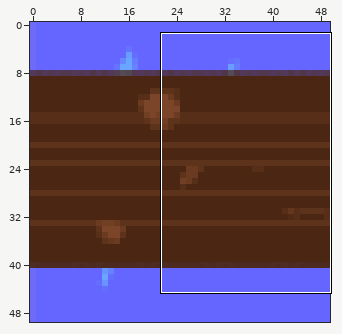
Edited in one commit: pixel-art sprite (data/levels/desert/logEnd.png). Above: a wide view before the commit, with the close-up outlined.
Close-up. Old version:
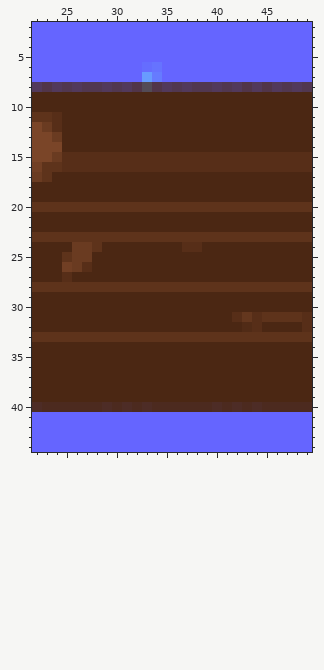
The file is 50x50 pixels. Colours within 5 levels of each other are drawn and written as one. Shown: x 22..49, y 2..44.
After the commit:
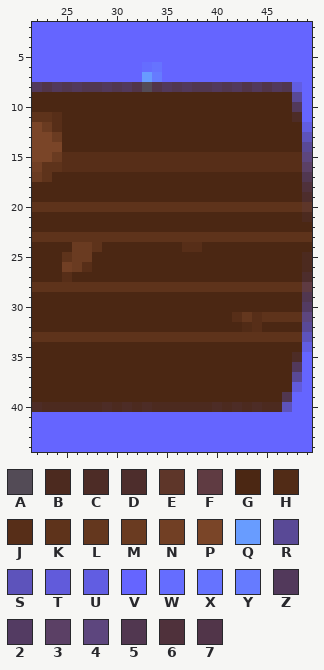
Palette (. is transparent): A #534b56  B #4c2a1f  C #4d2c26  D #4d2d2c  E #5e3629  F #5f3b42  G #4b2713  H #512b16  J #572e18  K #5e331b  L #64371e  M #6a3b21  N #713f24  P #7a4528  Q #689cff  R #594996  S #5d53bb  T #615bdb  U #615de2  V #6565ff  W #656dff  X #6673ff  Y #667bff  Z #52395b  2 #533b62  3 #5b4065  4 #5d467e  5 #513750  6 #4f313b  7 #513549
Diff:
@@ x 46..49 @@
  7 VVVV
- 8 Z5Z5
- 9 GGGG
-10 GGGG
-11 GGGG
-12 GGGG
-13 GGGG
-14 GGGG
-15 JJJJ
-16 JJJJ
-17 GGGG
-18 GGGG
-19 GGGG
-20 KKKK
-21 GGGG
+ 8 Z5UV
+ 9 GGRV
+10 GGZV
+11 GGCV
+12 GGGU
+13 GGGS
+14 GGGR
+15 JJJ4
+16 JJJ3
+17 GGG5
+18 GGG6
+19 GGGD
+20 KKKE
+21 GGGB
 22 GGGG
@@ x 45..49 @@
 24 GGGGG
-25 GGGGG
-26 GGGGG
-27 GGGGG
-28 KKKKK
-29 GGGGG
-30 GGGGG
-31 KKKKJ
-32 GGGGJ
-33 KKKKK
-34 GGGGG
-35 GGGGG
-36 GGGGG
-37 GGGGG
-38 GGGGG
-39 GGGGG
-40 BBBBB
+25 GGGGB
+26 GGGGB
+27 GGGGD
+28 KKKKF
+29 GGGG5
+30 GGGG2
+31 KKKK4
+32 GGGGR
+33 KKKKS
+34 GGGGU
+35 GGGCV
+36 GGGZV
+37 GGGRV
+38 GGGTV
+39 GG5VV
+40 BBSVV
 41 VVVVV
Where, in picture pixels (left, top, right, bottom), the same in both close-ups:
changed: (282, 82, 312, 412)
